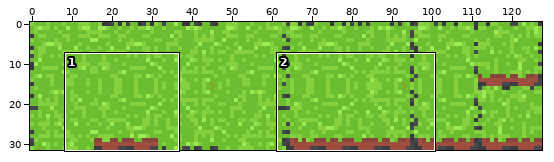
Pixel-art file: graphics/tile_forest_water_pond.aseprite. Above: a wide view before the commit, with the close-up outlined.
Close-up. Earlier state:
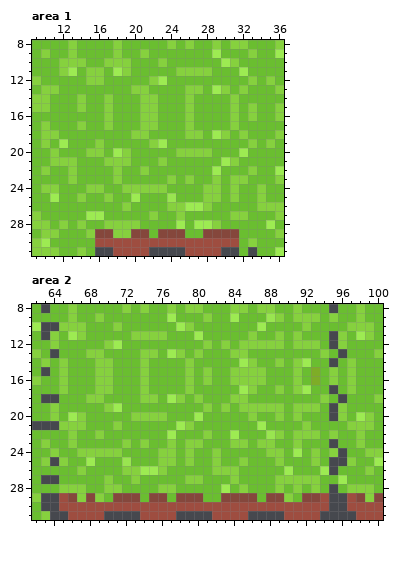
128x32 pixels, 1 frame. Shown: area 1: x 9..36, y 8..31; area 2: x 62..100, y 8..31.
The result:
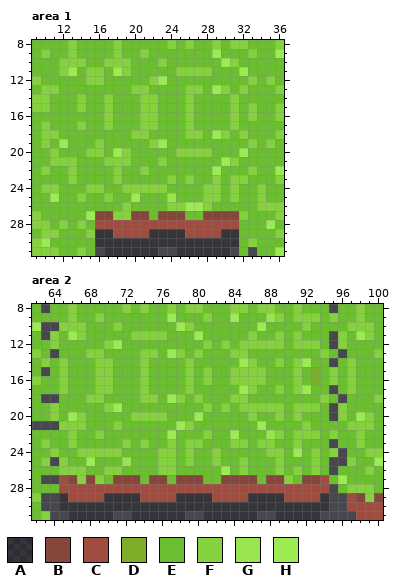
Palette (. is transparent): A #0000003e  B #85473c  C #9e4d40  D #7ead27  E #6abe30  F #86d13e  G #99e550  H #9deb52
From old to new:
Changed rows in their new state; - is an unchanged pixel.
Area 1:
first column x 16:
27 BBFFBBEBBB--BBBB
28 CCCCCCCCCCCCCCCC
29 AACCCCAAAACCCCAA
30 AAAAAAAAAAAAAAAA
31 -AAAAAA--AAAAAA-
Area 2:
first column x 65:
26 FF---FFEEEE-F----EHEF---FEF-FE
27 CBFBFEBBB-BB-BBB--BBBB-BB-EBBC
28 CCCCCCCCCCCCCCCCCCCCCCCCCCCCCC
29 ACCCCAAAACCCCAAAACCCCAAAACCCCA
30 AAAAAAAAAAAAAAAAAAAAAAAAAAAAAA
31 -AAAAA--AAAAAA--AAAAAA--AAAAA-
Pixel boxes of the changes (left, top, right, bottom) in both close-ups:
changed: (95, 211, 239, 256)
changed: (59, 466, 329, 520)
